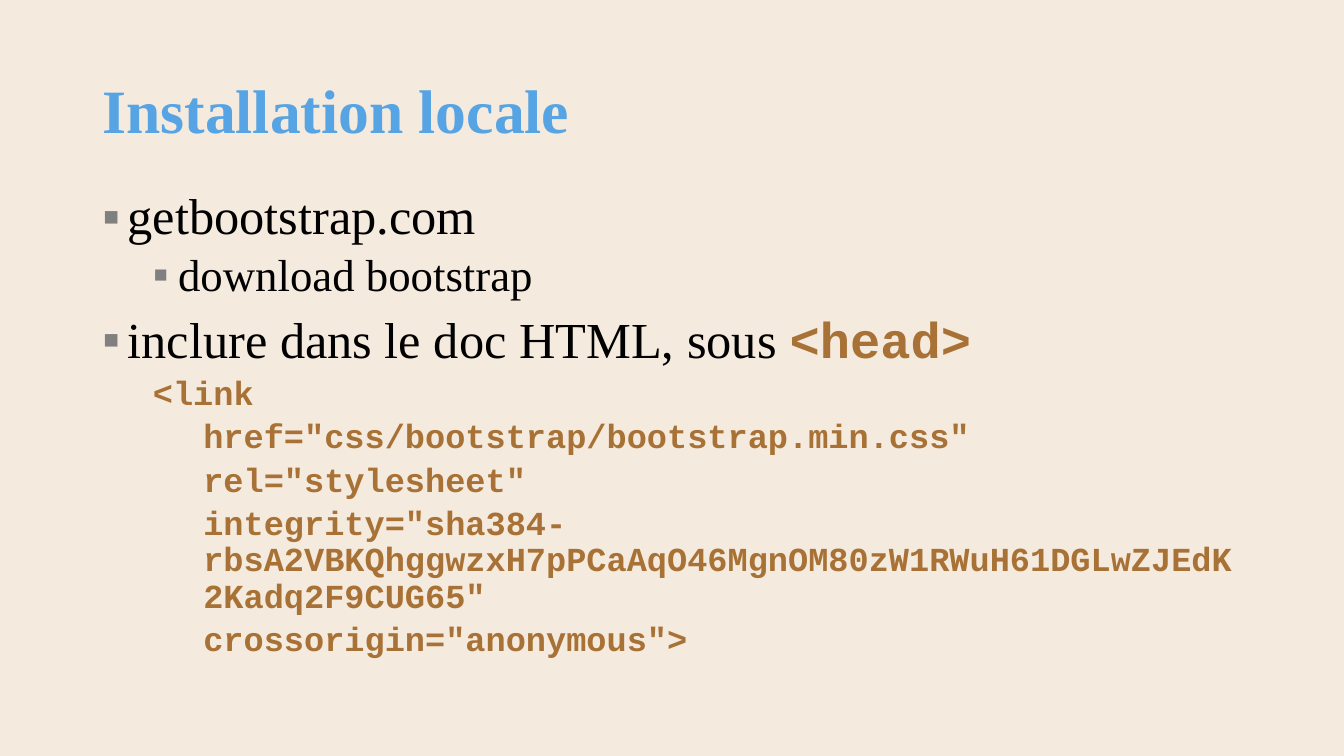
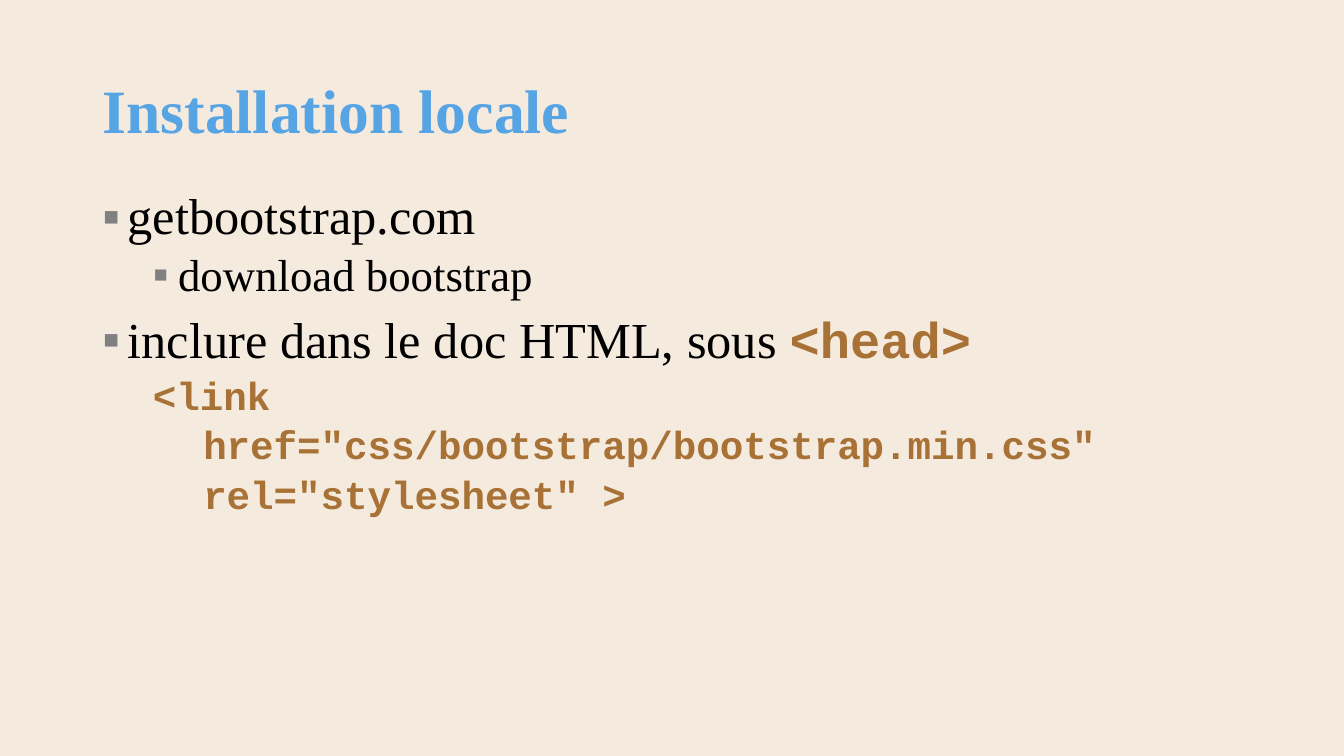
Before and after one commit to AlainWafflard/4IPW3, a slide deck: slide 8 of syllabus/15_mise_en_forme_bootstrap/syllabus_15_bootstrap.pptx. Drawn at 1344x756 pixels with LibreOffice and Linux fonts; fonts in the diff are those of the drawing; background and template pictures are left out. Boxes give left, top, right and bottom in pixels: in the first picture for what was removed or moved away, otherwise in the second. Text is boxed around its words. In the diff, an @@ line names an element or a change of style, - is before the commit and + after.

```diff
--- a/syllabus/15_mise_en_forme_bootstrap/syllabus_15_bootstrap.pptx
+++ b/syllabus/15_mise_en_forme_bootstrap/syllabus_15_bootstrap.pptx
@@ text at box(153, 382, 1095, 467): size 24 to 28 pt in "<link", "href="css/bootstrap/bootstrap.min.css"" @@
@@ text at box(203, 481, 579, 517): text changed; size 24 to 28 pt @@
-    rel="stylesheet"
-    integrity="sha384-rbsA2VBKQhggwzxH7pPCaAqO46MgnOM80zW1RWuH61DGLwZJEdK2Kadq2F9CUG65"
-    crossorigin="anonymous">
+    rel="stylesheet" >
```
Also in this commit, not shown: 19 other slides changed, 1 slide added, 15 other files.
